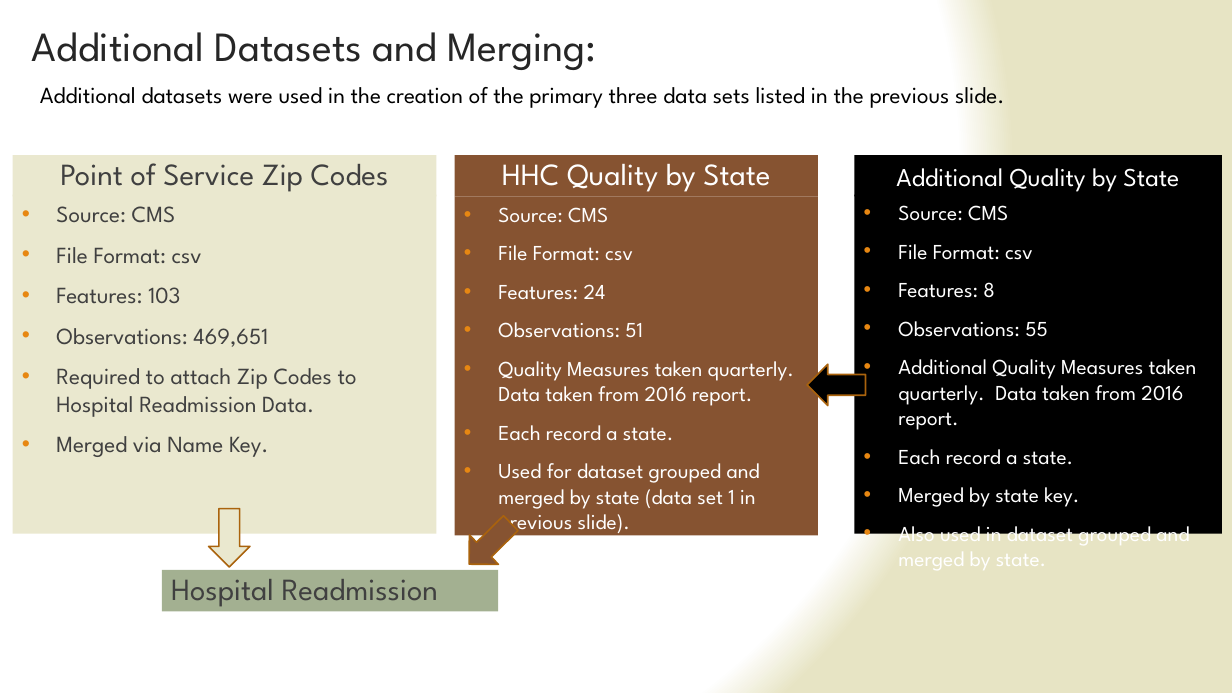
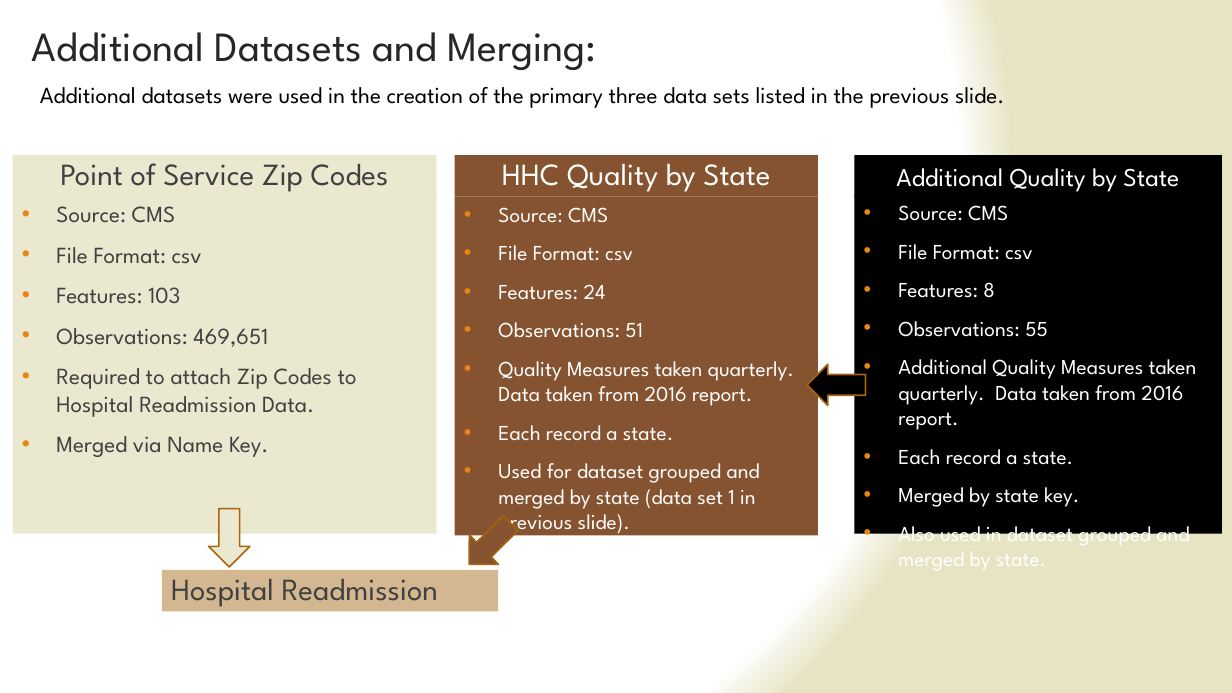
Before and after one commit to jsking751/Capstone_1, a slide deck: slide 5 of Capstone_1_Slide_Deck.pptx. Drawn at 1232x693 pixels with LibreOffice and Linux fonts; fonts in the diff are those of the drawing. Boxes give left, top, right and bottom in pixels: in the first picture for what was removed or moved away, otherwise in the second. Text is boxed around its words. In the diff, an @@ line names an element or a change of style, - is before the commit and + after.

```diff
--- a/Capstone_1_Slide_Deck.pptx
+++ b/Capstone_1_Slide_Deck.pptx
@@ text "Hospital Readmission" at box(162, 570, 498, 612): fill #A3B091 to #D2B790 @@
```
Also in this commit, not shown: 9 other slides changed.
